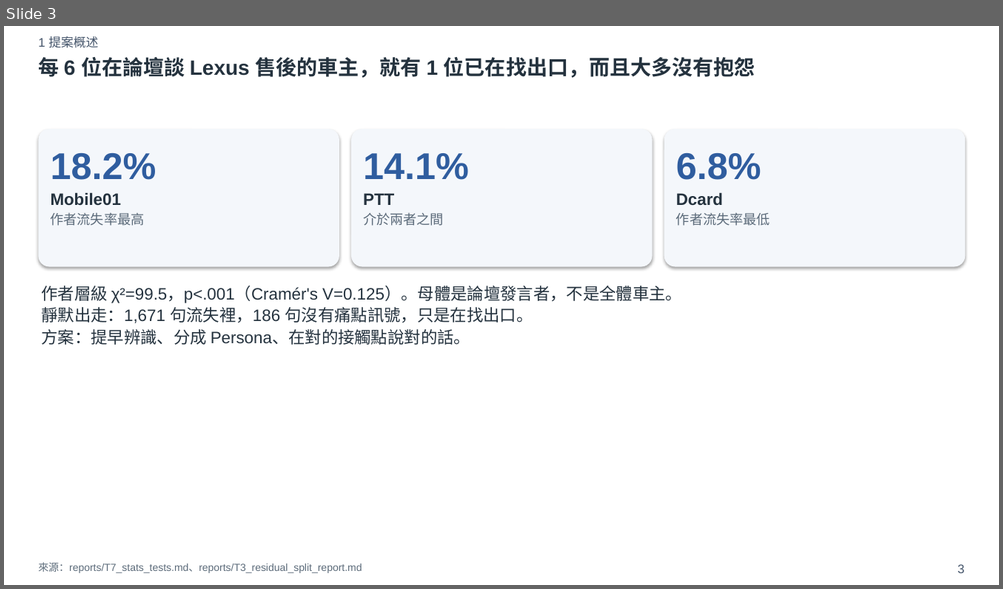
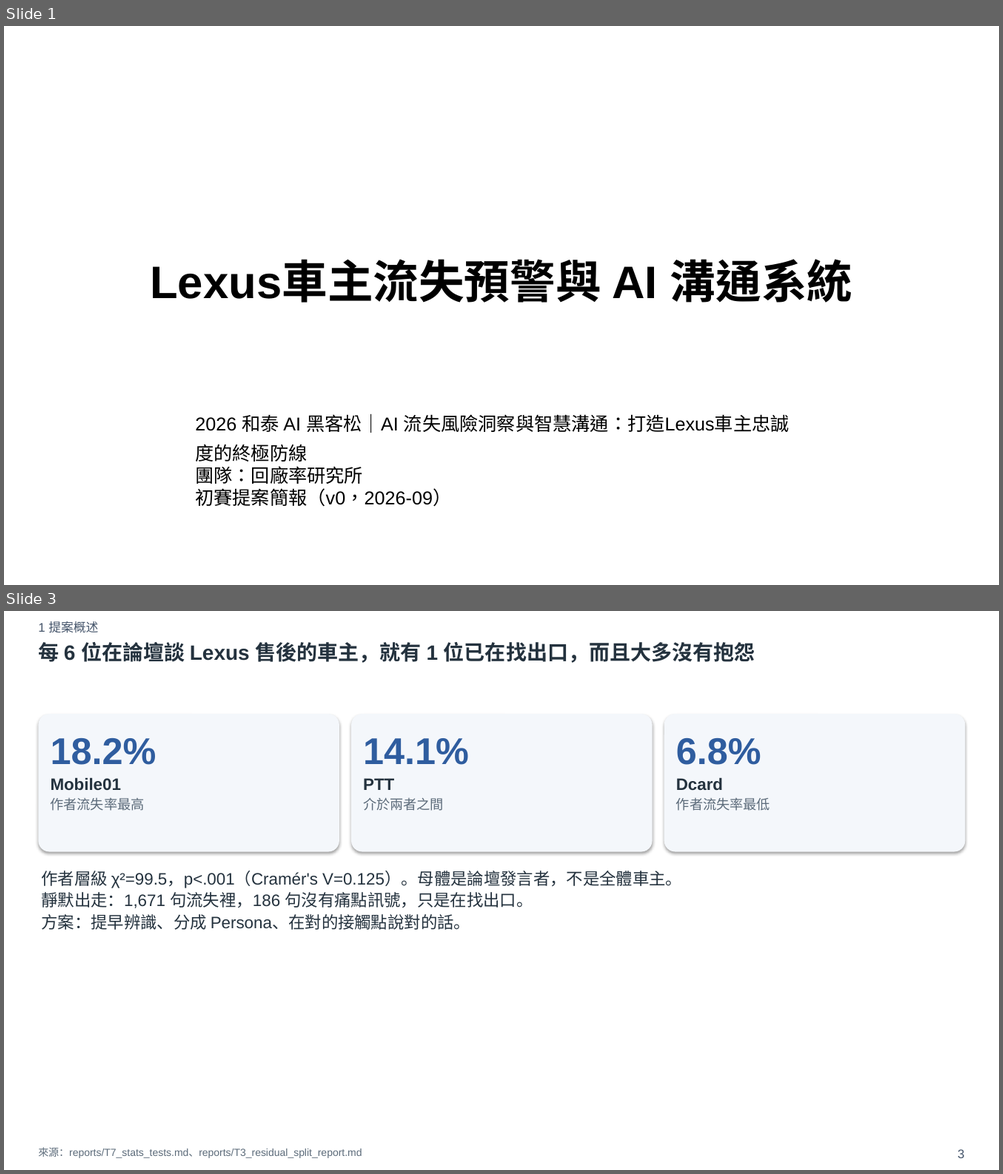
Before and after one commit to xxx789666/hotai-ai-hackathon-lexus, a slide deck: deck/初賽簡報_v0.pptx. Shown one above the other, each under a label of ours: slide 3 before the commit, slides 1 and 3 after it; the slides between them are not shown. The pictures are 1003x589 and 1003x1174 pixels, drawn with LibreOffice and Linux fonts; fonts in the diff are those of the drawing. Boxes give left, top, right and bottom in pixels: in the first picture for what was removed or moved away, otherwise in the second. Text is boxed around its words. In the diff, an @@ line names an element or a change of style, - is before the commit and + after.

```diff
--- a/deck/初賽簡報_v0.pptx
+++ b/deck/初賽簡報_v0.pptx
@@ slide 1 added at bbox=[4, 26, 999, 585], background #FFFFFF @@
@@ title added at bbox=[150, 259, 852, 303], 44 pt, text #000000, bold @@
+Lexus車主流失預警與 AI 溝通系統
@@ text added at bbox=[195, 414, 789, 507], 18 pt, text #000000 @@
+2026 和泰 AI 黑客松｜AI 流失風險洞察與智慧溝通：打造Lexus車主忠誠度的終極防線
+團隊：回廠率研究所
+初賽提案簡報（v0，2026-09）
```
Also in this commit, not shown: 1 slide changed, 1 slide removed, 5 other files.
